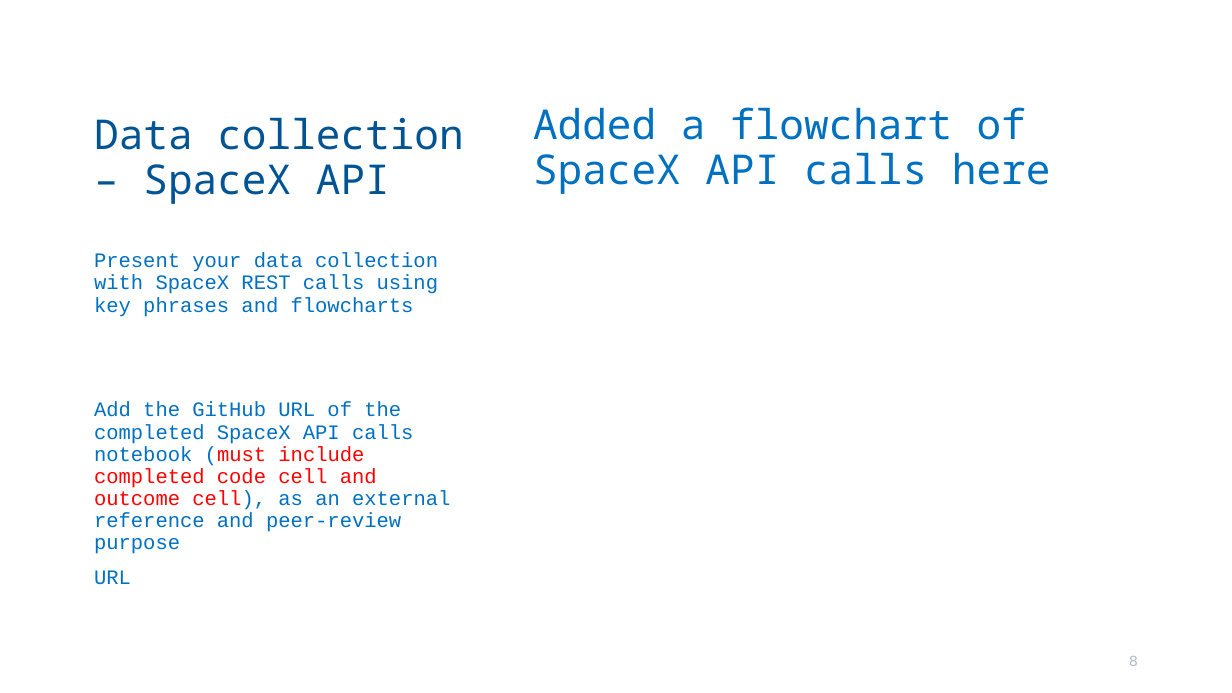
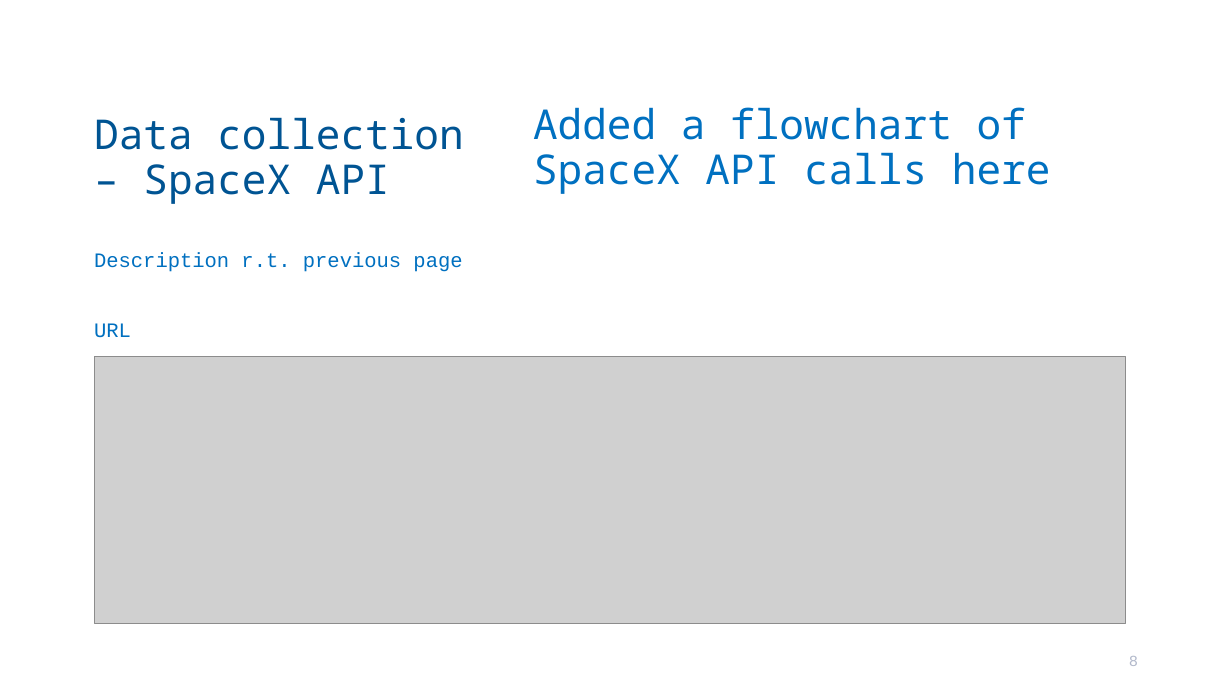
Before and after one commit to RiemannLee19/Coursera, a slide deck: slide 8 of 10_Applied_DS/Presentation_RL.odp. Drawn at 1232x693 pixels with LibreOffice and Linux fonts; fonts in the diff are those of the drawing; grey boxes stand for pictures. Boxes give left, top, right and bottom in pixels: in the first picture for what was removed or moved away, otherwise in the second. Text is boxed around its words. In the diff, an @@ line names an element or a change of style, - is before the commit and + after.

```diff
--- a/10_Applied_DS/Presentation_RL.odp
+++ b/10_Applied_DS/Presentation_RL.odp
@@ text at [94,253,462,272]: text changed @@
-Present your data collection with SpaceX REST calls using key phrases and flowcharts
-Add the GitHub URL of the completed SpaceX API calls notebook (must include completed code cell and outcome cell), as an external reference and peer-review purpose
+Description r.t. previous page
@@ picture added at [94,357,1126,625] @@
```
Also in this commit, not shown: 9 other slides changed, 11 slides added, 12 slides removed, 11 other files.
